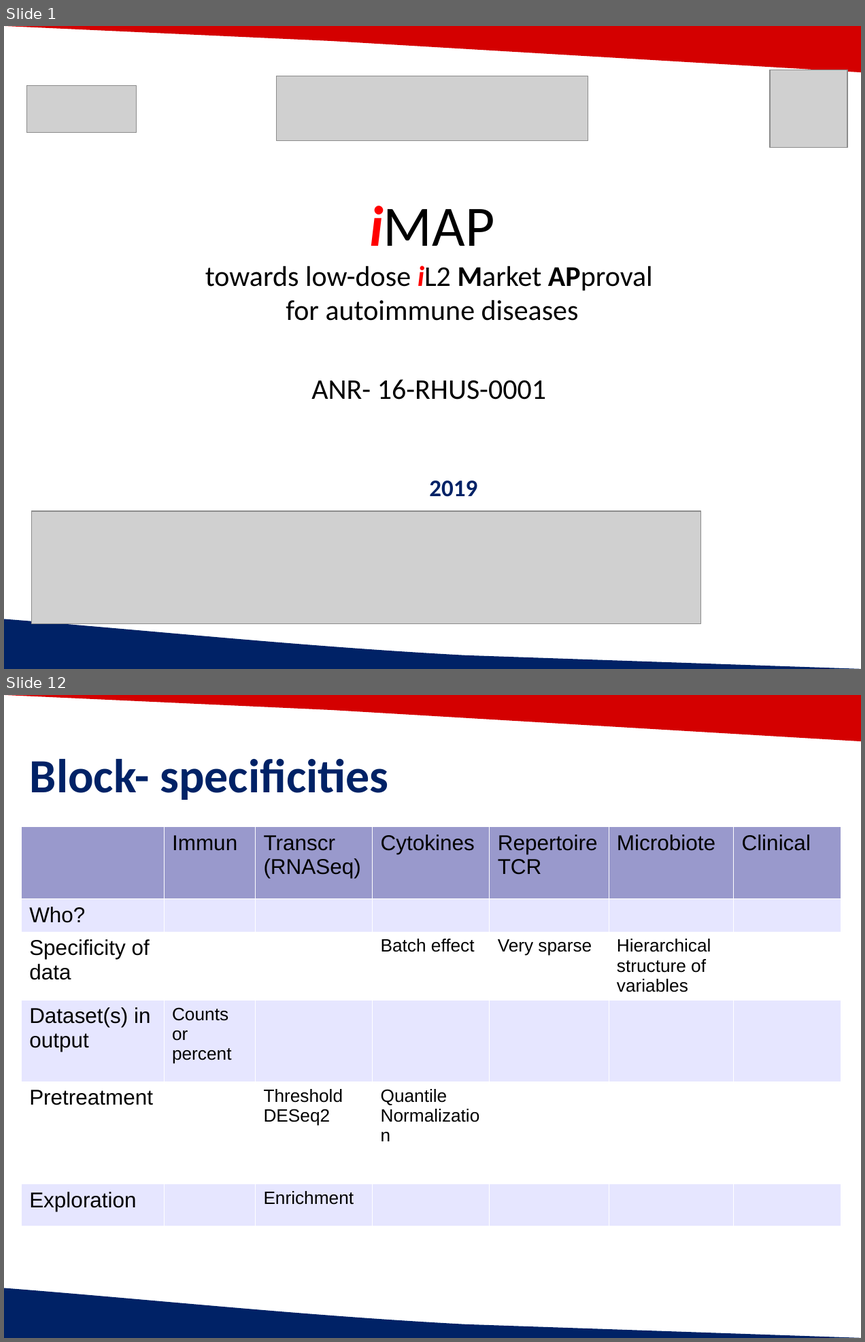
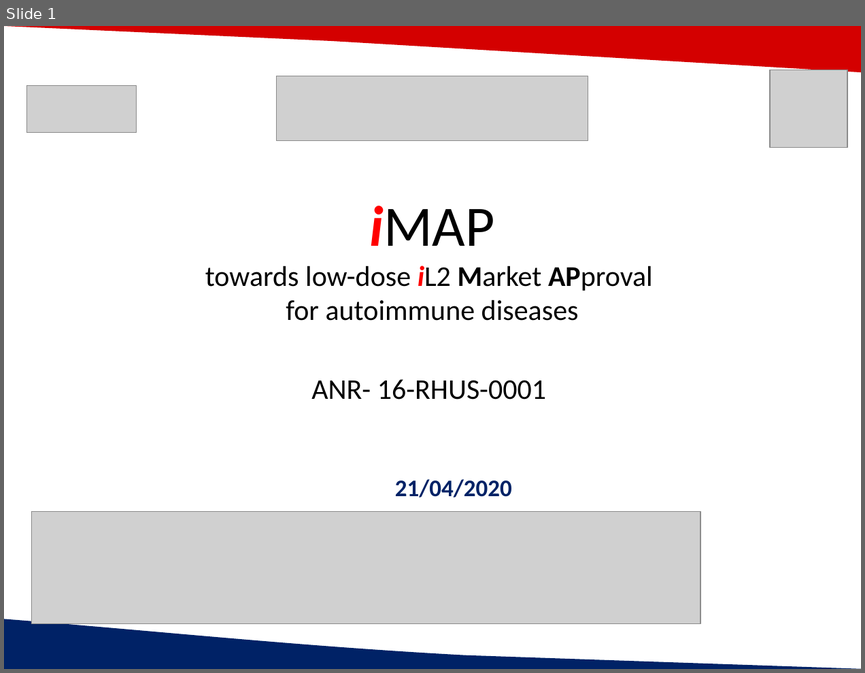
Before and after one commit to Caroline-Peltier/script_bt, a slide deck: pres/IntegrativeAnalysis_ICM_04_21_2020.pptx. Shown one above the other, each under a label of ours: slides 1 and 12 before the commit, slide 1 after it; the slides between them are not shown. The pictures are 865x1342 and 865x673 pixels, drawn with LibreOffice and Linux fonts; fonts in the diff are those of the drawing; grey boxes stand for pictures; background and template pictures are left out. Boxes give left, top, right and bottom in pixels: in the first picture for what was removed or moved away, otherwise in the second. Text is boxed around its words. In the diff, an @@ line names an element or a change of style, - is before the commit and + after.

```diff
--- a/pres/IntegrativeAnalysis_ICM_04_21_2020.pptx
+++ b/pres/IntegrativeAnalysis_ICM_04_21_2020.pptx
@@ slide 12 removed at box(4, 695, 861, 1338), background #FFFFFF; not listed: 2 template elements that a slide beside it also shows @@
@@ text removed at box(30, 758, 388, 800) @@
-Block- specificities
@@ table removed at box(21, 827, 841, 1215), 6 rows, 7 columns @@
- | Immun | Transcr / (RNASeq) | Cytokines | Repertoire TCR | Microbiote | Clinical
-Who? |  |  |  |  |  | 
-Specificity of data |  |  | Batch effect | Very sparse | Hierarchical structure of variables | 
-Dataset(s) in output | Counts or percent |  |  |  |  | 
-Pretreatment |  | Threshold / DESeq2 | Quantile / Normalization |  |  | 
-Exploration |  | Enrichment |  |  |  | 
@@ slide 1 changed as well @@
@@ text at box(395, 479, 512, 497): text changed @@
-2019
+21/04/2020
```
Also in this commit, not shown: 11 slides added, 12 other slides removed, 1 other file.
